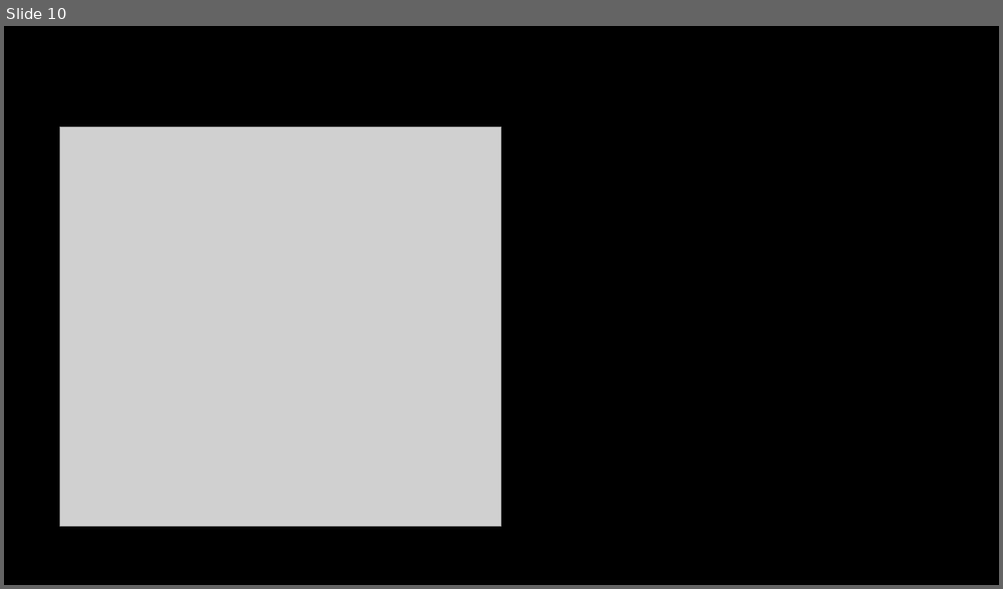
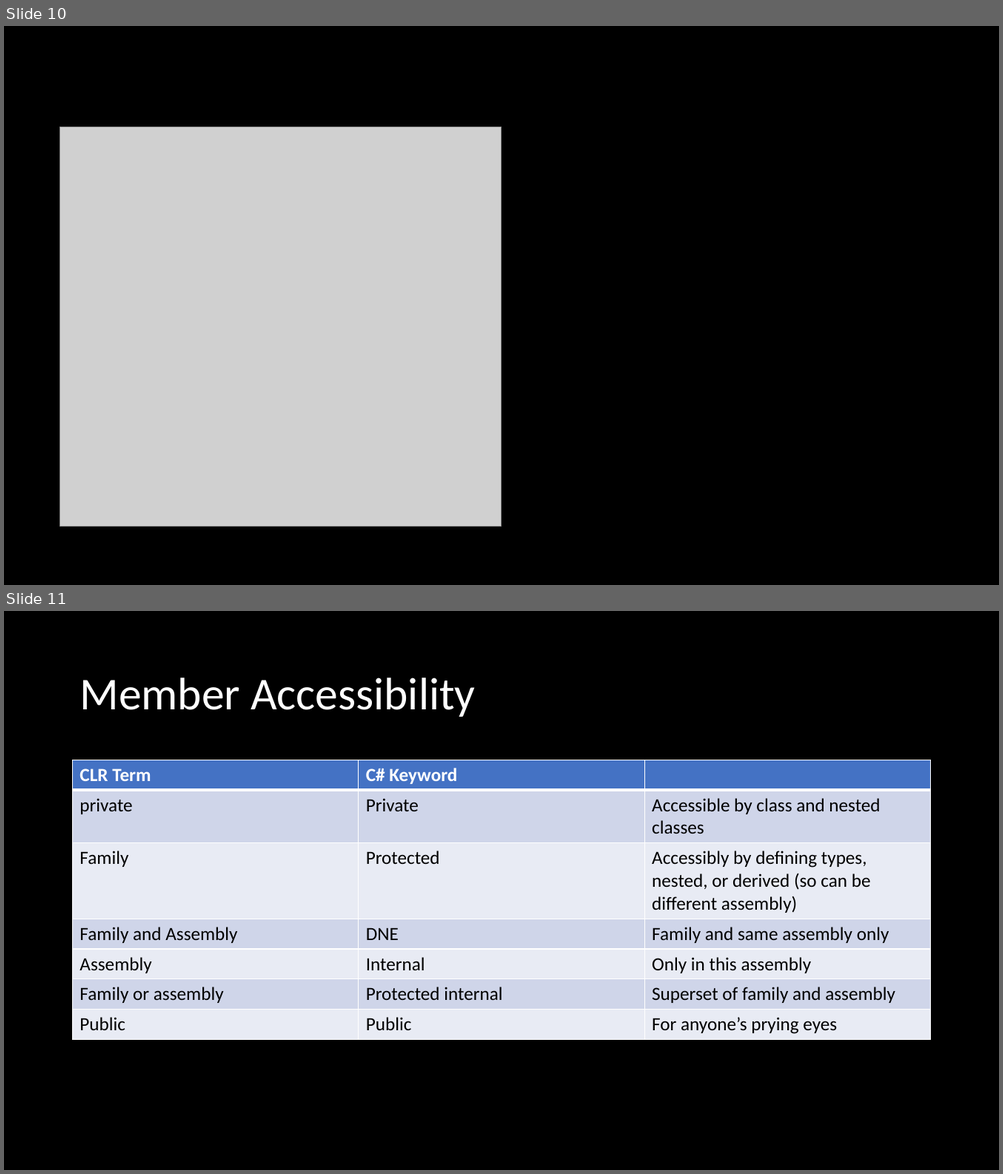
Before and after one commit to microsoft/Flash_University, a slide deck: CLR_via_CSharp/Week4/Ch5,6/Week4.pptx. Shown one above the other, each under a label of ours: slide 10 before the commit, slides 10 and 11 after it. The pictures are 1003x589 and 1003x1174 pixels, drawn with LibreOffice and Linux fonts; fonts in the diff are those of the drawing; grey boxes stand for pictures. Boxes give left, top, right and bottom in pixels: in the first picture for what was removed or moved away, otherwise in the second. Text is boxed around its words. In the diff, an @@ line names an element or a change of style, - is before the commit and + after.

```diff
--- a/CLR_via_CSharp/Week4/Ch5,6/Week4.pptx
+++ b/CLR_via_CSharp/Week4/Ch5,6/Week4.pptx
@@ slide 11 added at (4, 611, 999, 1170), background #000000 @@
@@ title added at (79, 678, 475, 717), 44 pt, text #FFFFFF @@
+Member Accessibility
@@ table added at (73, 760, 930, 1039), 7 rows, 3 columns @@
+CLR Term | C# Keyword | 
+private | Private | Accessible by class and nested classes
+Family | Protected | Accessibly by defining types, nested, or derived (so can be different assembly)
+Family and Assembly | DNE | Family and same assembly only
+Assembly | Internal | Only in this assembly
+Family or assembly | Protected internal | Superset of family and assembly
+Public | Public | For anyone’s prying eyes
```
Also in this commit, not shown: 2 other slides added, 2 other files.
